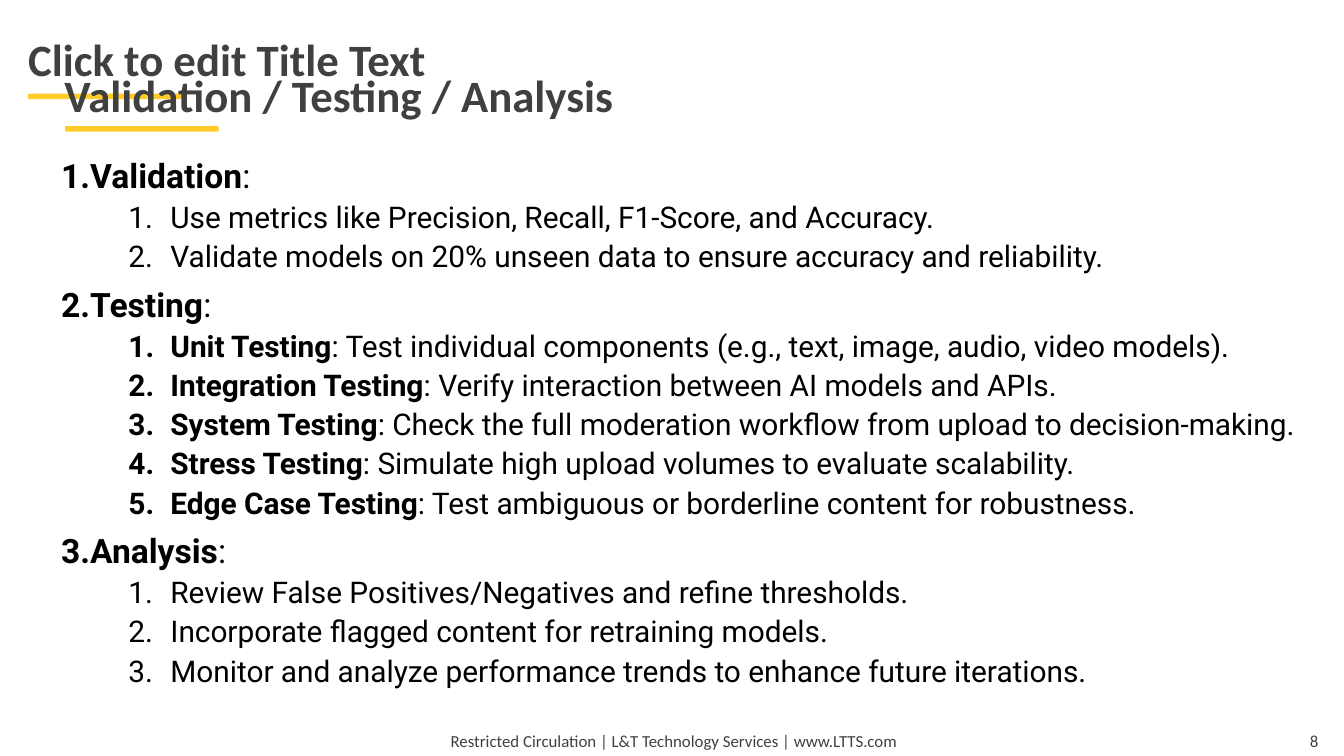
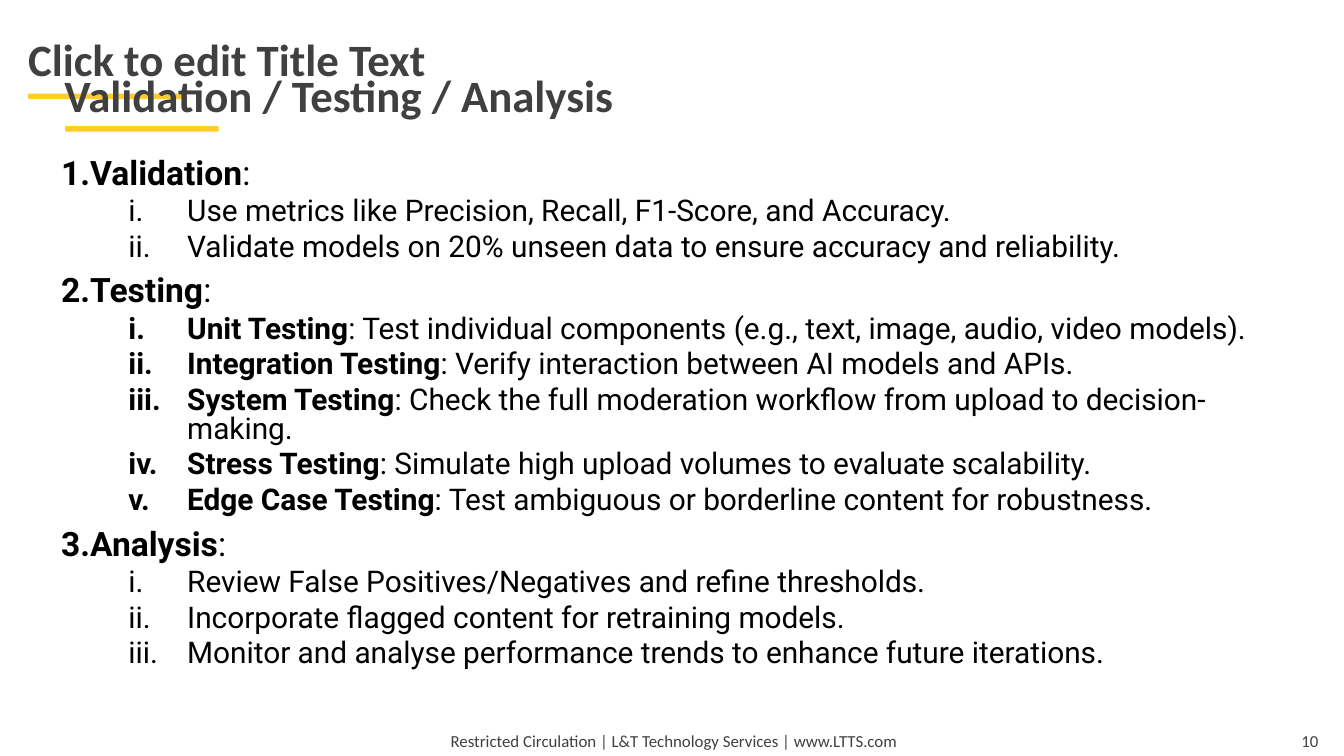
Before and after one commit to nishanthkj/L-T, a slide deck: slide 10 of ai_content_modration/PPT/PID_0000_TG08001947_PresentationRound.pptx (slide 8 before the commit). Drawn at 1344x756 pixels with LibreOffice and Linux fonts; fonts in the diff are those of the drawing; background and template pictures are left out. Boxes give left, top, right and bottom in pixels: in the first picture for what was removed or moved away, otherwise in the second. Text is boxed around its words. In the diff, an @@ line names an element or a change of style, - is before the commit and + after.

```diff
--- a/ai_content_modration/PPT/PID_0000_TG08001947_PresentationRound.pptx
+++ b/ai_content_modration/PPT/PID_0000_TG08001947_PresentationRound.pptx
@@ text at box(61, 159, 1246, 635): line spacing 0.9 to 0.8; bullet 1. to i. @@
@@ text at box(187, 640, 1104, 670): text changed @@
-  3. Monitor and analyze performance trends to enhance future iterations.
+  iii. Monitor and analyse performance trends to enhance future iterations.
@@ page number at box(1301, 736, 1318, 747): text changed @@
-8
+10
```
Also in this commit, not shown: 7 other slides changed, 6 slides added, 5 slides removed, 5 other files.
